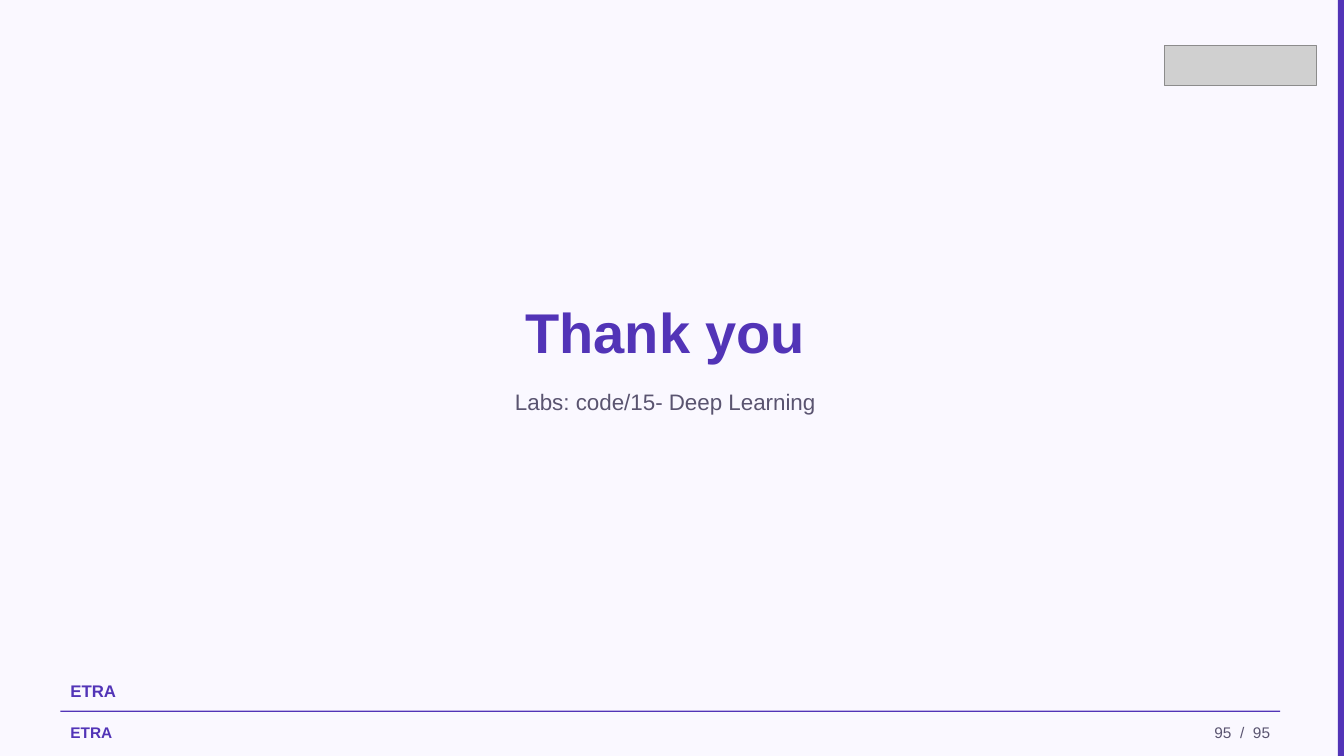
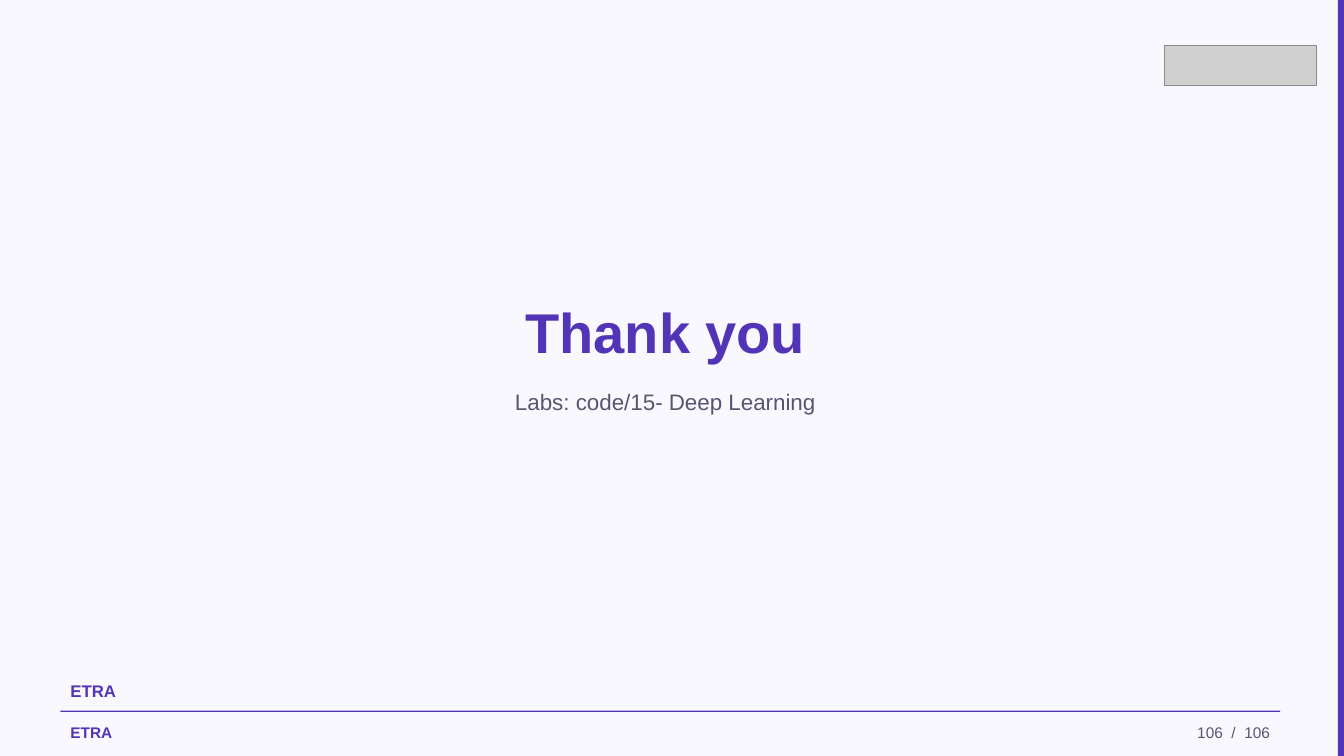
Before and after one commit to iksasa15/AI-ML, a slide deck: slide 106 of web-presentation/pdf-exports/Week2-Session1-Deep-Learning.pptx (slide 95 before the commit). Drawn at 1344x756 pixels with LibreOffice and Linux fonts; fonts in the diff are those of the drawing; grey boxes stand for pictures. Boxes give left, top, right and bottom in pixels: in the first picture for what was removed or moved away, otherwise in the second. Text is boxed around its words. In the diff, an @@ line names an element or a change of style, - is before the commit and + after.

```diff
--- a/web-presentation/pdf-exports/Week2-Session1-Deep-Learning.pptx
+++ b/web-presentation/pdf-exports/Week2-Session1-Deep-Learning.pptx
@@ text at [1197,727,1270,738]: text changed @@
-95 / 95
+106 / 106
```
Also in this commit, not shown: 93 other slides changed, 11 slides added, 12 other files.
